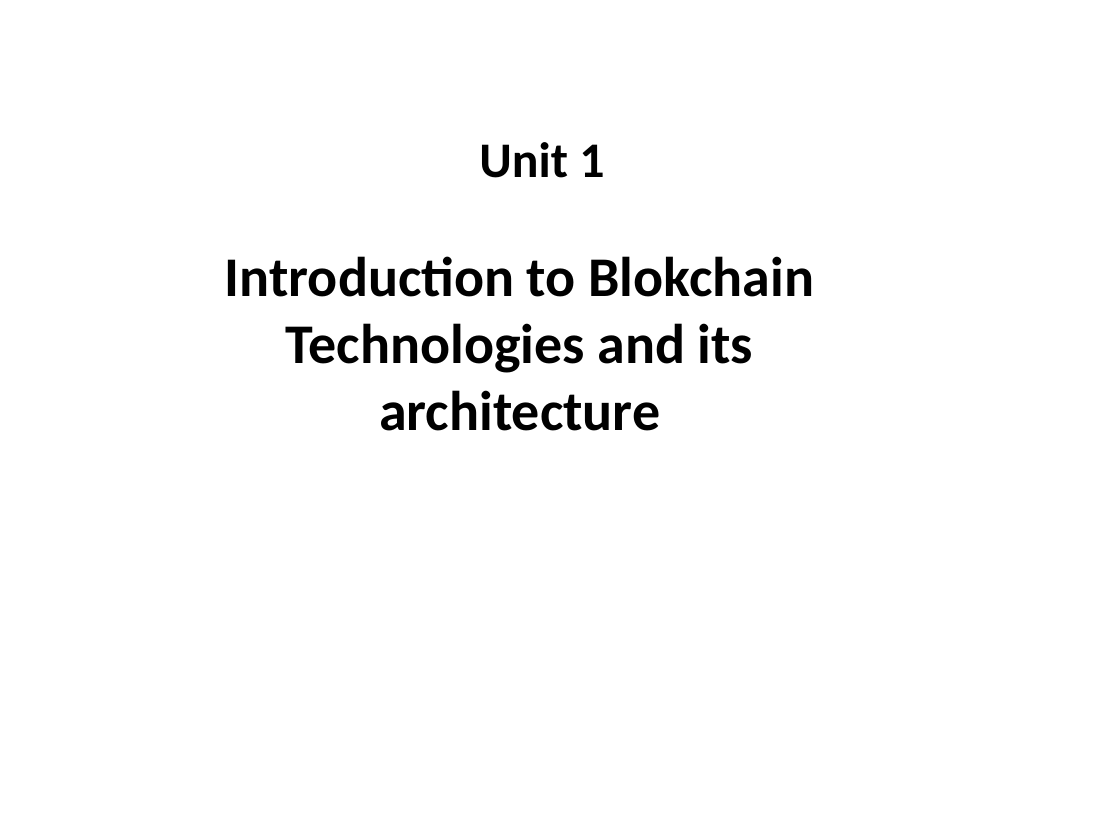
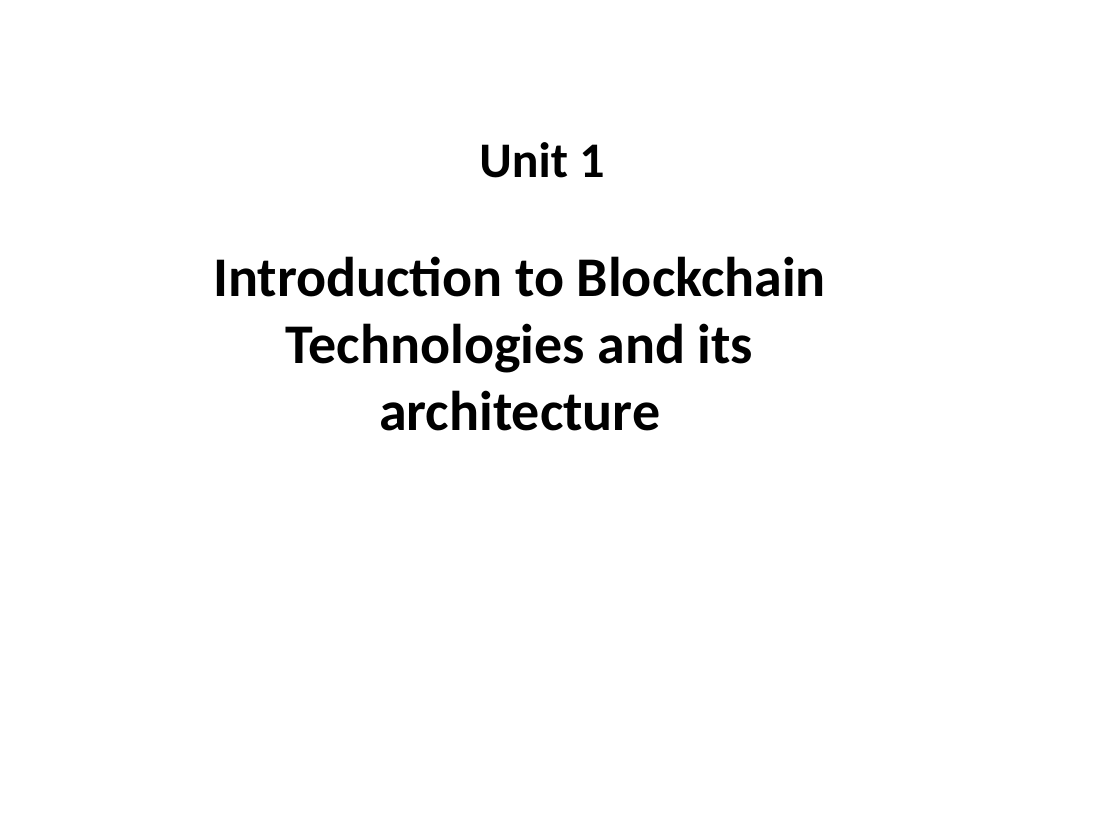
Before and after one commit to sinister-virus/6th_Sem, a slide deck: slide 1 of BCT - Block Chain Technology/BCT_Notes_Unit1.pptx. Drawn at 1120x840 pixels with LibreOffice and Linux fonts; fonts in the diff are those of the drawing. Boxes give left, top, right and bottom in pixels: in the first picture for what was removed or moved away, otherwise in the second. Text is boxed around its words. In the diff, an @@ line names an element or a change of style, - is before the commit and + after.

```diff
--- a/BCT - Block Chain Technology/BCT_Notes_Unit1.pptx
+++ b/BCT - Block Chain Technology/BCT_Notes_Unit1.pptx
@@ subtitle at <box>213,256,826,431</box>: text changed @@
-Introduction to Blokchain Technologies and its architecture
+Introduction to Blockchain Technologies and its architecture
```
Also in this commit, not shown: 2 other files.
